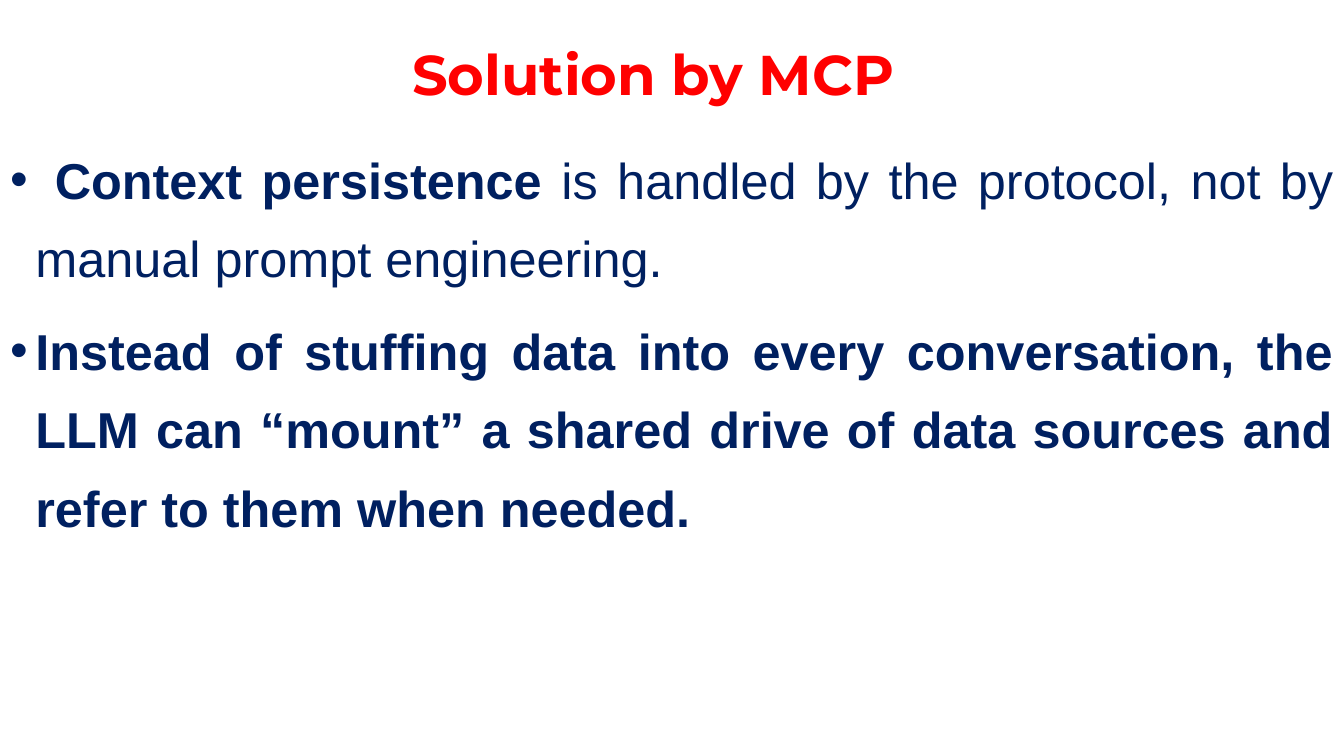
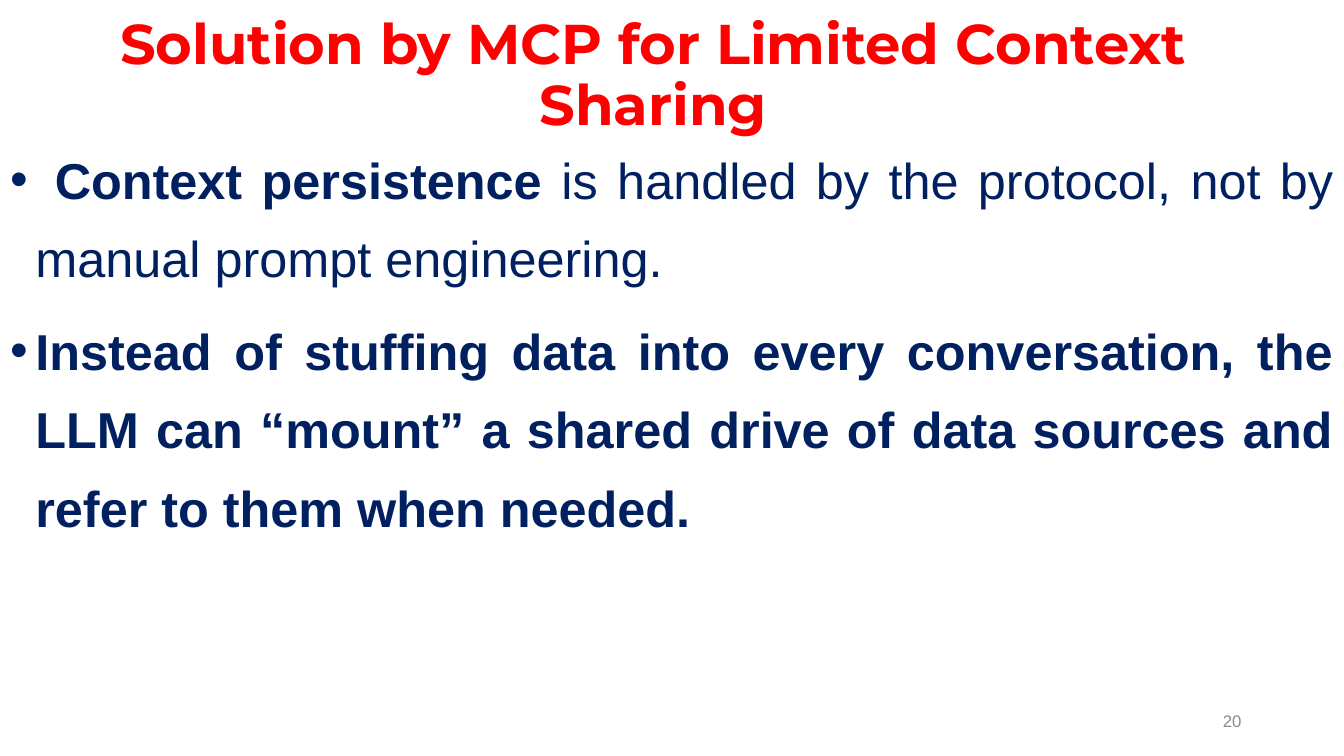
Before and after one commit to janakimeena/Building-Agents-with-MCP, a slide deck: slide 20 of Model Context Protocol Introduction.pptx (slide 17 before the commit). Drawn at 1344x756 pixels with LibreOffice and Linux fonts; fonts in the diff are those of the drawing. Boxes give left, top, right and bottom in pixels: in the first picture for what was removed or moved away, otherwise in the second. Text is boxed around its words. In the diff, an @@ line names an element or a change of style, - is before the commit and + after.

```diff
--- a/Model Context Protocol Introduction.pptx
+++ b/Model Context Protocol Introduction.pptx
@@ title at (120, 20, 1187, 137): text changed @@
-Solution by MCP
+Solution by MCP for Limited Context Sharing
@@ page number added at (1223, 715, 1242, 727), 12 pt, text #8C8C8C @@
+20
```
Also in this commit, not shown: 42 other slides changed, 2 slides added, 4 slides removed, 2 other files.
